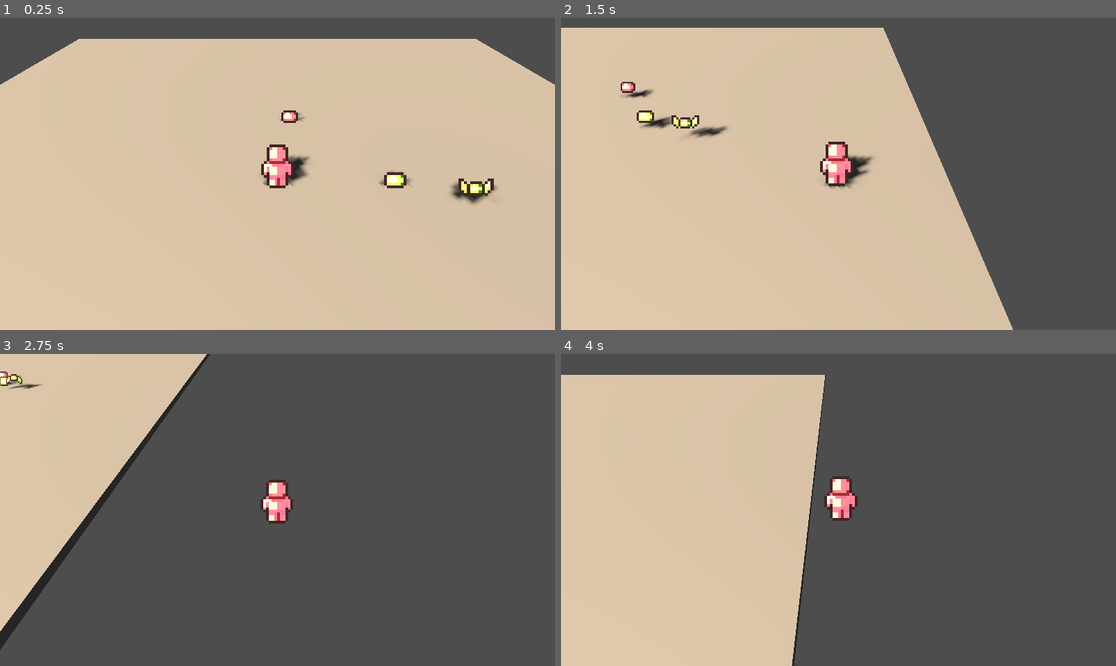
Above: before the commit, frames 1-4 (two rows, left to right).
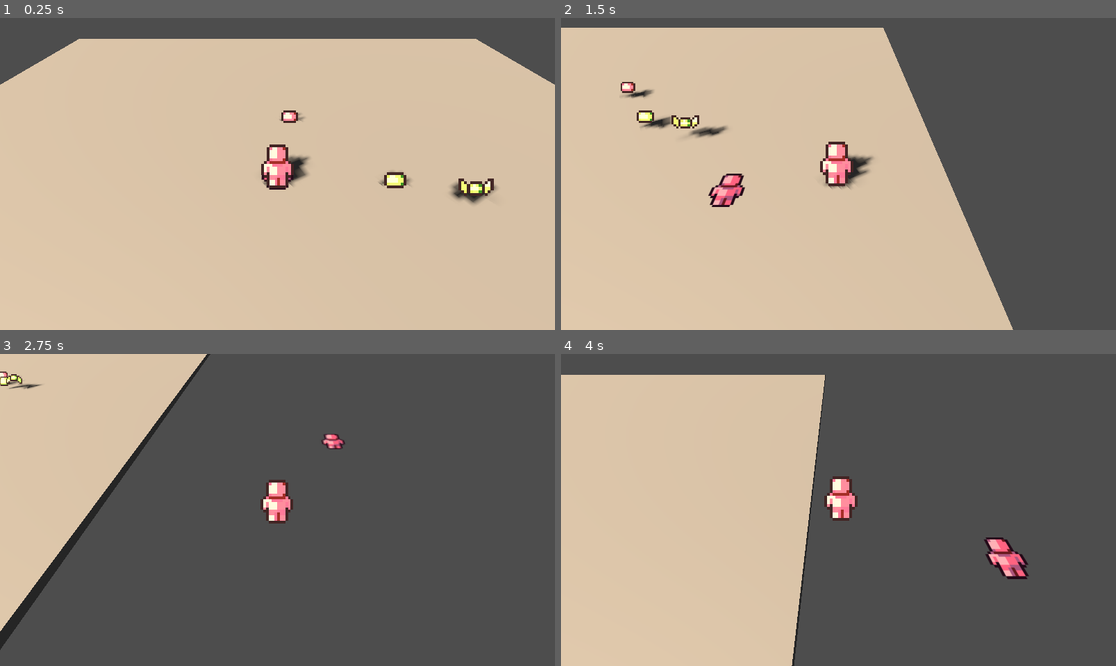
Above: after the commit, the same moments.

Repository: Maytch/MidSized-Monsters-LDJam58
Game: Godot game, scene res://scenes/level1.tscn
The game is run twice, just before and just after one commit, with the same random seed, the same clock (stepped at 60 frames per second) and the same inputs. Before the commit the project starts from res://level1.tscn.
Inputs (mouse positions are in pixels of both pictures, inside the frame that each line leads up to):
- Up to frame 1 (0.25 s): no input
- Up to frame 2 (1.5 s): tap Enter at 0.5 s; move the mouse to (960, 158) at 0.52 s; hold T (move_right) 0.53-1.28 s; move the mouse to (727, 189) at 1.27 s; hold S (move_backwards) from 1.28 s (still down)
- Up to frame 3 (2.75 s): move the mouse to (333, 441) at 2.02 s; release S (move_backwards) at 2.03 s; hold T (move_right) from 2.03 s (still down)
- Up to frame 4 (4 s): move the mouse to (810, 572) at 2.77 s; release T (move_right) at 2.78 s; hold F (move_forwards) 2.78-3.53 s; move the mouse to (1005, 556) at 3.52 s; hold R (move_left) from 3.53 s (still down)

The runs differ from the first frame. In frame 1, less than 0.1% of the frame differs, in the area x 47-53%, y 50-56%; in frame 2, 0.5%; in frame 3, 0.2%; in frame 4, 0.7%, in the area x 76-85%, y 58-73%.

Commit message:
feat: refactor files, introduce area of effect and skills

Diff:
--- a/global.gd
+++ /dev/null
@@ -1,7 +0,0 @@
-extends Node
-
-var player
-var camera
-
-var enemyCreatures: Array = []
-var friendCreatures: Array = []
--- a/player.gd
+++ /dev/null
@@ -1,25 +0,0 @@
-extends Living
-
-@onready var _camera = $Camera3D
-
-func _ready() -> void:
-	Global.player = self
-	Global.camera = _camera
-	return
-
-func _process(delta: float) -> void:
-	super(delta)
-	processPlayerInput()
-
-	return
-
-func _physics_process(delta: float) -> void:
-	super(delta)
-
-	return
-
-func processPlayerInput() -> void:
-	_moveX = Input.get_axis("move_left", "move_right")
-	_moveZ = Input.get_axis("move_forwards", "move_backwards")
-
-	return
--- a/project.godot
+++ b/project.godot
@@ -18,7 +18,7 @@
 
 [autoload]
 
-Global="*res://global.gd"
+Global="*res://scripts/global.gd"
 
 [dotnet]
 
--- /dev/null
+++ b/scenes/area_of_effect.tscn
@@ -0,0 +1,9 @@
+[gd_scene load_steps=3 format=3 uid="uid://b1fvheoq5ueh1"]
+
+[ext_resource type="Texture2D" uid="uid://ceyfsa1rhpru" path="res://sprites/player.png" id="1_plpw6"]
+[ext_resource type="Script" uid="uid://cbg18uoyev6ew" path="res://scripts/area_of_effect.gd" id="2_ca03r"]
+
+[node name="AreaOfEffect" type="Sprite3D"]
+transform = Transform3D(1, 0, 0, 0, -4.371139e-08, 1, 0, -1, -4.371139e-08, 0, 0, 0)
+texture = ExtResource("1_plpw6")
+script = ExtResource("2_ca03r")
--- a/level1.tscn
+++ b/scenes/level1.tscn
@@ -1,11 +1,12 @@
-[gd_scene load_steps=10 format=3 uid="uid://7ctrgjrqpkwl"]
+[gd_scene load_steps=11 format=3 uid="uid://7ctrgjrqpkwl"]
 
-[ext_resource type="Script" uid="uid://d03xlu343tmde" path="res://player.gd" id="1_dopym"]
-[ext_resource type="Texture2D" uid="uid://ceyfsa1rhpru" path="res://player.png" id="1_jwv3a"]
-[ext_resource type="Texture2D" uid="uid://ch237jqnb8eos" path="res://slime.png" id="3_ootpb"]
-[ext_resource type="Script" uid="uid://m7f3hnbgsepk" path="res://creature.gd" id="3_v38iq"]
-[ext_resource type="Texture2D" uid="uid://c2dp66ogchyo7" path="res://slime-friend.png" id="5_crycw"]
-[ext_resource type="Texture2D" uid="uid://d3chblv1cc367" path="res://fly.png" id="5_v8kj3"]
+[ext_resource type="Script" uid="uid://d03xlu343tmde" path="res://scripts/player.gd" id="1_ejswk"]
+[ext_resource type="Texture2D" uid="uid://ceyfsa1rhpru" path="res://sprites/player.png" id="2_bbk5w"]
+[ext_resource type="Script" uid="uid://m7f3hnbgsepk" path="res://scripts/creature.gd" id="3_conm7"]
+[ext_resource type="Texture2D" uid="uid://ch237jqnb8eos" path="res://sprites/slime.png" id="4_d3jkd"]
+[ext_resource type="Texture2D" uid="uid://c2dp66ogchyo7" path="res://sprites/slime-friend.png" id="5_u3awl"]
+[ext_resource type="Texture2D" uid="uid://d3chblv1cc367" path="res://sprites/fly.png" id="6_2ku1j"]
+[ext_resource type="PackedScene" uid="uid://b1fvheoq5ueh1" path="res://scenes/area_of_effect.tscn" id="7_f31uk"]
 
 [sub_resource type="BoxMesh" id="BoxMesh_lgp48"]
 size = Vector3(10, 0.1, 10)
@@ -23,7 +24,7 @@
 mesh = SubResource("BoxMesh_lgp48")
 
 [node name="Player" type="Node3D" parent="."]
-script = ExtResource("1_dopym")
+script = ExtResource("1_ejswk")
 
 [node name="Body" type="Node3D" parent="Player"]
 transform = Transform3D(1, 0, 0, 0, 1, 0, 0, 0, 1, 0, -1.15484e-05, 0)
@@ -33,15 +34,20 @@
 shaded = true
 alpha_cut = 2
 texture_filter = 2
-texture = ExtResource("1_jwv3a")
+texture = ExtResource("2_bbk5w")
 
 [node name="Camera3D" type="Camera3D" parent="Player"]
 transform = Transform3D(1, 0, 0, 0, 0.699115, 0.71501, 0, -0.71501, 0.699115, 0, 2.03141, 1.76424)
 fov = 65.0
 
+[node name="AreaOfEffect" parent="Player" instance=ExtResource("7_f31uk")]
+transform = Transform3D(1, 0, 0, 0, -4.371139e-08, 1, 0, -1, -4.371139e-08, 0.946, 0.001, 0.83)
+
 [node name="Slime" type="Node3D" parent="."]
 transform = Transform3D(1, 0, 0, 0, 1, 0, 0, 0, 1, 1.2902969, 0, 0)
-script = ExtResource("3_v38iq")
+script = ExtResource("3_conm7")
+_maxHealth = 50.0
+_attackDamage = 10.0
 _movementSpeed = 0.5
 
 [node name="Body" type="Node3D" parent="Slime"]
@@ -51,16 +57,16 @@
 shaded = true
 alpha_cut = 2
 texture_filter = 2
-texture = ExtResource("3_ootpb")
+texture = ExtResource("4_d3jkd")
 hframes = 2
 
 [node name="SlimeFriend" type="Node3D" parent="."]
 transform = Transform3D(1, 0, 0, 0, 1, 0, 0, 0, 1, 0.1764108, 0, -1.2645233)
-script = ExtResource("3_v38iq")
+script = ExtResource("3_conm7")
 _isFriend = true
 _level = 2.0
-_maxHealth = 12.0
-_attackDamage = 2.5
+_maxHealth = 60.0
+_attackDamage = 6.0
 _movementSpeed = 0.5
 
 [node name="Body" type="Node3D" parent="SlimeFriend"]
@@ -70,12 +76,14 @@
 shaded = true
 alpha_cut = 2
 texture_filter = 2
-texture = ExtResource("5_crycw")
+texture = ExtResource("5_u3awl")
 hframes = 2
 
 [node name="Fly" type="Node3D" parent="."]
 transform = Transform3D(1, 0, 0, 0, 1, 0, 0, 0, 1, 2.0069091, 0, 0.30009627)
-script = ExtResource("3_v38iq")
+script = ExtResource("3_conm7")
+_maxHealth = 40.0
+_attackDamage = 4.0
 _movementSpeed = 0.5
 _maxBounceLeft = 0.1
 _bounceSpeed = 2
@@ -88,7 +96,7 @@
 shaded = true
 alpha_cut = 2
 texture_filter = 2
-texture = ExtResource("5_v8kj3")
+texture = ExtResource("6_2ku1j")
 hframes = 2
 
 [node name="WorldEnvironment" type="WorldEnvironment" parent="."]
--- /dev/null
+++ b/scripts/area_of_effect.gd
@@ -0,0 +1 @@
+extends Sprite3D
--- a/creature.gd
+++ b/scripts/creature.gd
@@ -63,12 +63,15 @@
 		State.IDLE:
 			if randf() < 0.6:
 				newState = State.WALK
+
 		State.WALK:
 			if randf() < 0.4:
 				newState = State.WALK
+
 		State.CHASE:
 			if randf() < 0.2:
 				newState = State.WALK
+
 		State.ATTACK:
 			if randf() < 0.2:
 				newState = State.WALK
@@ -92,6 +95,7 @@
 			_behaviourTime = _baseIdleBehaviourTime + randf_range(-_randBehaviourTime, _randBehaviourTime)
 			_moveX = 0
 			_moveZ = 0
+
 		State.WALK:
 			var angle = randf() * TAU # 2pi
 			var direction = Vector3(cos(angle), 0, sin(angle))
@@ -99,13 +103,14 @@
 			_moveX = direction.x
 			_moveZ = direction.z
 			_behaviourTime = _baseWalkBehaviourTime + randf_range(-_randBehaviourTime, _randBehaviourTime)
-			print(direction)
+
 		State.CHASE:
 			var direction = global_position.direction_to(_aggroTarget.global_position)
 			direction = direction.normalized()
 			_moveX = direction.x
 			_moveZ = direction.z
 			_behaviourTime = _baseChaseBehaviourTime + randf_range(-_randBehaviourTime, _randBehaviourTime)
+
 		State.ATTACK:
 			_behaviourTime = _baseAttackBehaviourTime
 			_moveX = 0
--- /dev/null
+++ b/scripts/global.gd
@@ -0,0 +1,14 @@
+extends Node
+
+var player
+var camera
+
+var enemyCreatures: Array = []
+var friendCreatures: Array = []
+
+var potionCount = 5;
+var captureCount = 5;
+
+func showError(text: String) -> void:
+	print(text)
+	return
--- /dev/null
+++ b/scripts/player.gd
@@ -0,0 +1,129 @@
+extends Living
+
+@onready var _camera = $Camera3D
+@onready var _areaOfEffect = $AreaOfEffect
+
+enum PlayerAction { POTION, CAPTURE, SUMMON }
+
+var _currentAction = PlayerAction.CAPTURE
+var _cooldownSpeed = 1.0
+var _potionCooldown = 0.0
+var _maxPotionCooldown = 5.0
+var _captureCooldown = 0.0
+var _maxCaptureCooldown = 2.0
+var _summonCooldown = 0.0
+var _maxSummonCooldown = 5.0
+
+func _ready() -> void:
+	Global.player = self
+	Global.camera = _camera
+	return
+
+func _process(delta: float) -> void:
+	super(delta)
+	cooldownActions(delta)
+	processPlayerInput()
+	updateAreaOfEffect()
+
+	return
+
+func _physics_process(delta: float) -> void:
+	super(delta)
+
+	return
+
+func processPlayerInput() -> void:
+	_moveX = Input.get_axis("move_left", "move_right")
+	_moveZ = Input.get_axis("move_forwards", "move_backwards")
+
+	if Input.is_action_just_pressed("select_potion"):
+		_currentAction = PlayerAction.POTION
+
+	if Input.is_action_just_pressed("select_capture"):
+		_currentAction = PlayerAction.CAPTURE
+
+	if Input.is_action_just_pressed("select_summon"):
+		_currentAction = PlayerAction.SUMMON
+
+	if Input.is_action_just_pressed("select"):
+		match _currentAction:
+			PlayerAction.POTION:
+				throwPotion()
+			PlayerAction.CAPTURE:
+				throwCapture()
+			PlayerAction.SUMMON:
+				throwSummon()
+
+	return
+
+func throwPotion() -> void:
+	if isActionOnCooldown(_currentAction):
+		Global.showError("Potion still on cooldown")
+		return
+
+	_potionCooldown = _maxPotionCooldown
+	return
+
+func throwCapture() -> void:
+	if isActionOnCooldown(_currentAction):
+		Global.showError("Capture still on cooldown")
+		return
+
+	_captureCooldown = _maxCaptureCooldown
+	return
+
+func throwSummon() -> void:
+	if isActionOnCooldown(_currentAction):
+		Global.showError("Summon still on cooldown")
+		return
+
+	_summonCooldown = _maxSummonCooldown
+	return
+
+func cooldownActions(delta: float) -> void:
+	if _captureCooldown > 0:
+		_captureCooldown -= delta * _cooldownSpeed
+
+	if _potionCooldown > 0:
+		_potionCooldown -= delta * _cooldownSpeed
+
+	if _summonCooldown > 0:
+		_summonCooldown -= delta * _cooldownSpeed
+
+	return
+
+func isActionOnCooldown(action: PlayerAction) -> bool:
+	match action:
+		PlayerAction.POTION:
+			return _potionCooldown > 0
+		PlayerAction.CAPTURE:
+			return _captureCooldown > 0
+		PlayerAction.SUMMON:
+			return _summonCooldown > 0
+	return false
+
+func updateAreaOfEffect() -> void:
+	var shouldShow = !isActionOnCooldown(_currentAction)
+	if !shouldShow:
+		if _areaOfEffect.visible:
+			_areaOfEffect.hide()
+		return
+
+	if !_areaOfEffect.visible:
+		_areaOfEffect.show()
+
+	var mousePosition = get_viewport().get_mouse_position()
+	var projectFrom = _camera.project_ray_origin(mousePosition)
+	var projectDirection = _camera.project_ray_normal(mousePosition)
+
+	if projectDirection.y == 0.0:
+		return
+
+	var yHeight = 0.01
+	var t = (yHeight - projectFrom.y) / projectDirection.y
+	if t < 0.0:
+		return
+
+	_areaOfEffect.global_position = projectFrom + projectDirection * t
+
+	return
Binary file added: aseprite/fly.aseprite
Renamed: player1.aseprite -> aseprite/player1.aseprite
Renamed: slime.aseprite -> aseprite/slime.aseprite
Binary file removed: fly.aseprite
Not shown, added: scripts/area_of_effect.gd.uid
Renamed: creature.gd.uid -> scripts/creature.gd.uid
Renamed: global.gd.uid -> scripts/global.gd.uid
Renamed: living.gd -> scripts/living.gd
Renamed: living.gd.uid -> scripts/living.gd.uid
Renamed: player.gd.uid -> scripts/player.gd.uid
Renamed: fly-friend.png -> sprites/fly-friend.png
Not shown, changed: sprites/fly-friend.png.import
(and 8 more such lines)
